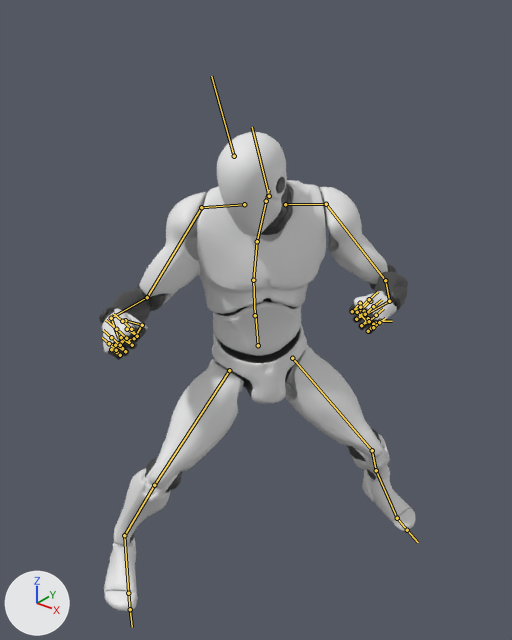
An edit to the Blender file combat-character-select/Design/Blender/manequin.blend, drawn before and after from the same camera.
The view is the same before and after, from a camera (50 mm lens) standing at (1.36, -1.69, 1.94) and looking at (0.07, -0.09, 0.95). The lights are fixed; the arrows at lower left show +X, +Y and +Z. Both versions are drawn at the pose saved in each file; the numbers are the values there. The bones that bend it are drawn over the model as lines.

The first picture shows 'obj-manequin'.
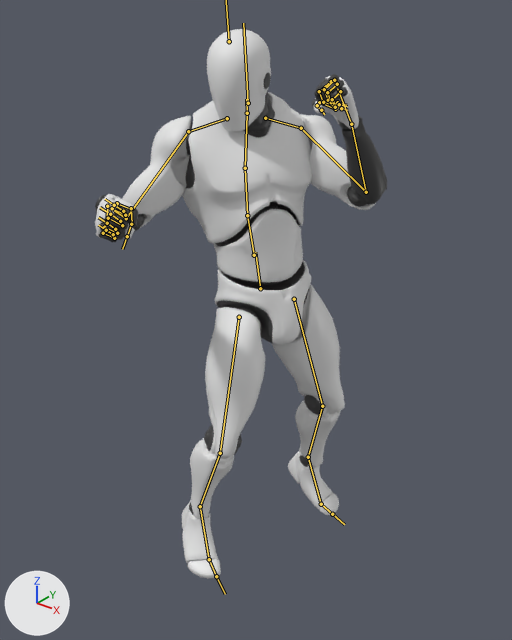
Location of each change, (x1, y1, x2, y2) in pixels of the pictures (512 x 640 px):
'obj-manequin', posed (8% narrower, 15% taller): before (99, 132, 415, 611); after (95, 29, 387, 579)

What the commit changed:
Bone 'Ctrl_Thumb1_Left' (bone_ctrl_thumb1_left) turns from (35, -2, -27) to (20, 20, -2) degrees about its own x, y and z.
Bone 'Ctrl_Thumb2_Left' (bone_ctrl_thumb2_left) turns from (6, 9, -94) to (25, 15, -50) degrees about its own x, y and z.
Bone 'Ctrl_Index2_Left' (bone_ctrl_index2_left) turns from (86, 5, -6) to (70, 3, -6) degrees about its own x, y and z.
Bone 'Ctrl_Middle2_Left' (bone_ctrl_middle2_left) turns from (82, 4, -6) to (66, 2, -5) degrees about its own x, y and z.
Bone 'Ctrl_Ring2_Left' (bone_ctrl_ring2_left) turns from (82, 4, -6) to (66, 2, -5) degrees about its own x, y and z.
Bone 'Ctrl_Pinky2_Left' (bone_ctrl_pinky2_left) turns from (86, 5, -1) to (70, 3, -1) degrees about its own x, y and z.
Bone 'Ctrl_Thumb1_Right' (bone_ctrl_thumb1_right) turns from (27, -10, -8) to (28, 0, 13) degrees about its own x, y and z.
Bone 'Ctrl_Thumb2_Right' (bone_ctrl_thumb2_right) turns from (26, -17, 91) to (-6, -9, 59) degrees about its own x, y and z.
Bone 'Ctrl_Thumb3_Right' (bone_ctrl_thumb3_right) turns from (26, -5, 44) to (8, -5, 24) degrees about its own x, y and z.
Bone 'Ctrl_Hips' (bone_ctrl_hips) moves from (0.005, -0.206, 0.026) to (0.01, 0.007, 0.02).
Bone 'Ctrl_Hips' (bone_ctrl_hips) turns from (9, 51, 8) to (-7, 73, 5) degrees about its own x, y and z.
Bone 'Ctrl_Spine' (bone_ctrl_spine) turns from (6, 0, -3) to (3, -3, 0) degrees about its own x, y and z.
Bone 'Ctrl_Spine1' (bone_ctrl_spine1) turns from (11, 0, -3) to (7, -5, -4) degrees about its own x, y and z.
Bone 'Ctrl_Spine2' (bone_ctrl_spine2) turns from (11, 0, -3) to (7, -5, -4) degrees about its own x, y and z.
Bone 'Ctrl_Neck' (bone_ctrl_neck) turns from (-2, -6, -1) to (9, -8, 7) degrees about its own x, y and z.
Bone 'Ctrl_Head' (bone_ctrl_head) turns from (-10, -32, 28) to (-7, -36, 5) degrees about its own x, y and z.
Bone 'Ctrl_Shoulder_Left' (bone_ctrl_shoulder_left) turns from (-15, 0, 1) to (1, 3, 1) degrees about its own x, y and z.
Bone 'Ctrl_Shoulder_Right' (bone_ctrl_shoulder_right) turns from (-4, 1, 4) to (1, -2, -2) degrees about its own x, y and z.
Bone 'Ctrl_ArmPole_IK_Left' (bone_ctrl_armpole_ik_left) moves from (0.077, -0.19, 0.605) to (-0.221, -0.055, 0.912).
Bone 'Ctrl_ArmPole_IK_Left' (bone_ctrl_armpole_ik_left) turns from (-95, -51, -2) to (-56, -69, -34) degrees about its own x, y and z.
Bone 'Ctrl_Hand_IK_Left' (bone_ctrl_hand_ik_left) moves from (-0.005, -0.014, 0.081) to (-0.127, -0.489, -0.06).
Bone 'Ctrl_Hand_IK_Left' (bone_ctrl_hand_ik_left) turns from (-5, 13, 73) to (-31, 28, 103) degrees about its own x, y and z.
Bone 'Ctrl_ArmPole_IK_Right' (bone_ctrl_armpole_ik_right) moves from (-0.021, -0.145, 0.469) to (-0.082, -0.103, 0.244).
Bone 'Ctrl_ArmPole_IK_Right' (bone_ctrl_armpole_ik_right) turns from (-95, -51, -2) to (-56, -69, -34) degrees about its own x, y and z.
Bone 'Ctrl_Hand_IK_Right' (bone_ctrl_hand_ik_right) moves from (0.65, -0.072, 0.388) to (0.62, -0.271, 0.156).
Bone 'Ctrl_Hand_IK_Right' (bone_ctrl_hand_ik_right) turns from (40, 11, -105) to (37, 21, -91) degrees about its own x, y and z.
Bone 'Ctrl_Foot_IK_Left' (bone_ctrl_foot_ik_left) moves from (-0.088, -0.356, 0.003) to (0.133, -0.188, 0.052).
Bone 'Ctrl_Foot_IK_Left' (bone_ctrl_foot_ik_left) turns from (0, 1, 68) to (-24, -1, 80) degrees about its own x, y and z.
Bone 'Ctrl_Toe_IK_Left' (bone_ctrl_toe_ik_left) turns from (0, 0, 0) to (24, 2, 2) degrees about its own x, y and z.
Bone 'Ctrl_LegPole_IK_Left' (bone_ctrl_legpole_ik_left) moves from (-0.146, -0.017, -0.293) to (-0.011, 0.186, -0.503).
Bone 'Ctrl_LegPole_IK_Left' (bone_ctrl_legpole_ik_left) turns from (-90, -68, -1) to (23, -116, -115) degrees about its own x, y and z.
Bone 'Ctrl_Foot_IK_Right' (bone_ctrl_foot_ik_right) moves from (0.104, 0.532, 0.0) to (-0.072, 0.315, 0.068).
Bone 'Ctrl_Foot_IK_Right' (bone_ctrl_foot_ik_right) turns from (0, 0, 46) to (-24, -1, 59) degrees about its own x, y and z.
Bone 'Ctrl_Toe_IK_Right' (bone_ctrl_toe_ik_right) turns from (0, 0, 0) to (10, 2, -1) degrees about its own x, y and z.
Bone 'Ctrl_LegPole_IK_Right' (bone_ctrl_legpole_ik_right) moves from (0.009, 0.135, -0.374) to (-0.079, 0.211, -0.505).
Bone 'Ctrl_LegPole_IK_Right' (bone_ctrl_legpole_ik_right) turns from (-90, -46, 0) to (-129, -51, 36) degrees about its own x, y and z.
